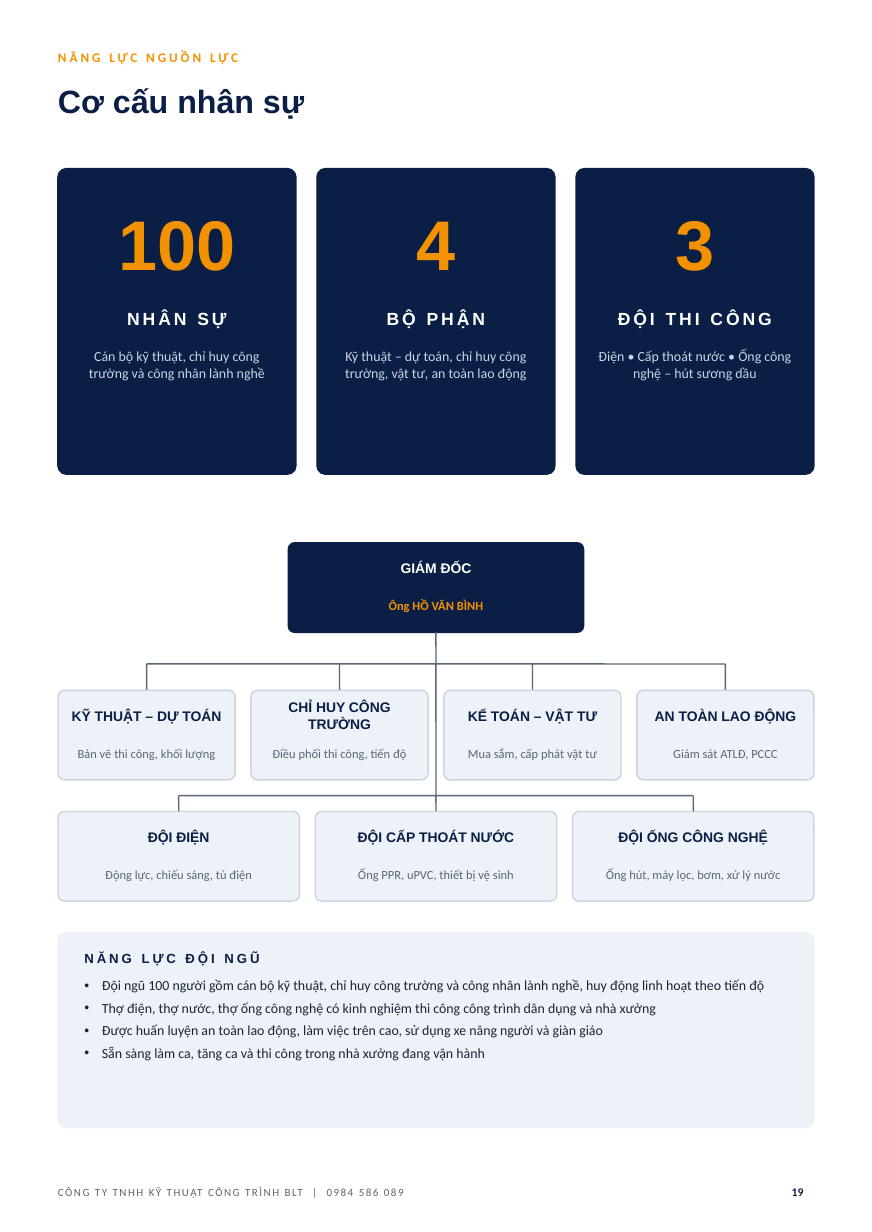
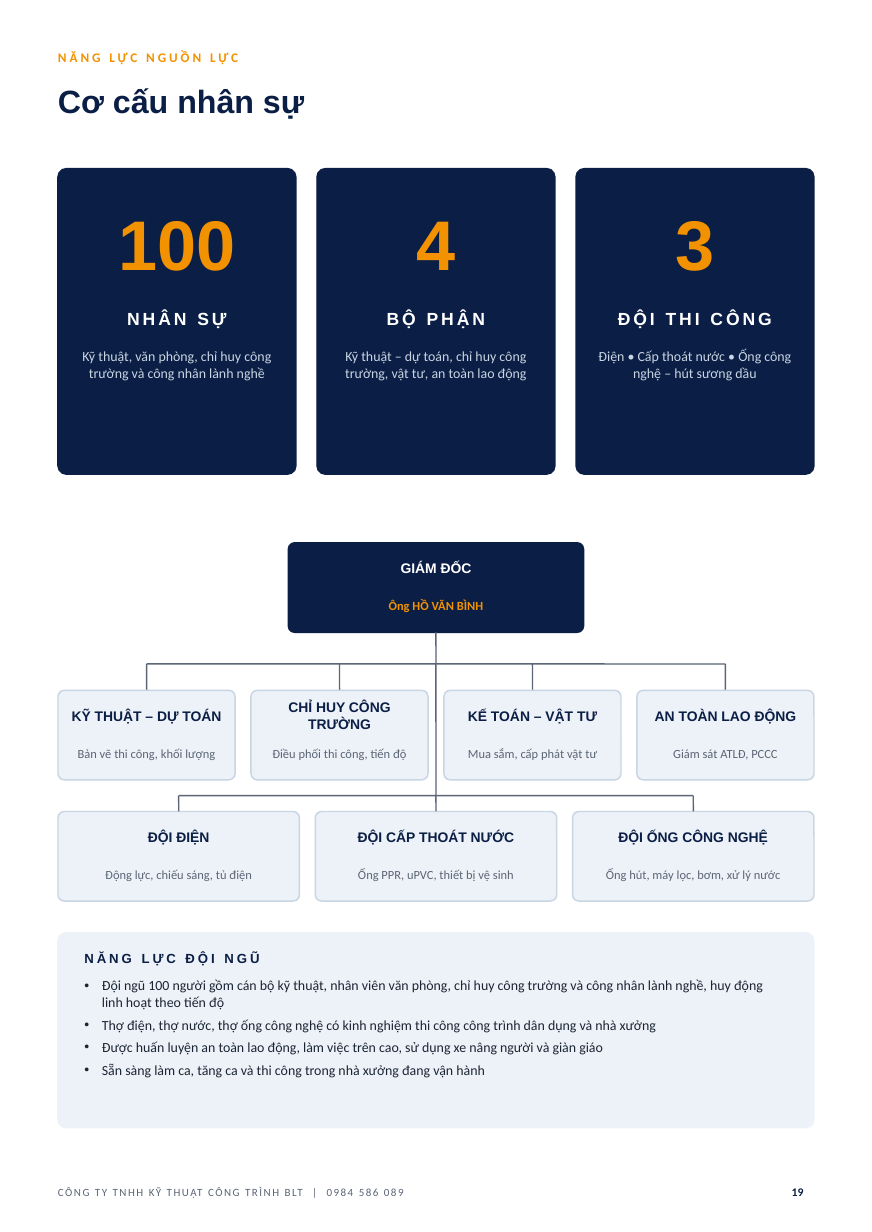
Before and after one commit to haquyenkl2-sys/C-NG-TY-CP-TH-NG-M-I-T-NG-H-P-MINH-PH-T, a slide deck: slide 19 of ho-so-nang-luc-BLT/HO_SO_NANG_LUC_BLT.pptx. Drawn at 872x1232 pixels with LibreOffice and Linux fonts; fonts in the diff are those of the drawing; background and template pictures are left out. Boxes give left, top, right and bottom in pixels: in the first picture for what was removed or moved away, otherwise in the second. Text is boxed around its words. In the diff, an @@ line names an element or a change of style, - is before the commit and + after.

```diff
--- a/ho-so-nang-luc-BLT/HO_SO_NANG_LUC_BLT.pptx
+++ b/ho-so-nang-luc-BLT/HO_SO_NANG_LUC_BLT.pptx
@@ text at box(82, 351, 271, 381): text changed @@
-Cán bộ kỹ thuật, chỉ huy công trường và công nhân lành nghề
+Kỹ thuật, văn phòng, chỉ huy công trường và công nhân lành nghề
@@ text at box(102, 979, 763, 1010): text changed @@
-• Đội ngũ 100 người gồm cán bộ kỹ thuật, chỉ huy công trường và công nhân lành nghề, huy động linh hoạt theo tiến độ
+• Đội ngũ 100 người gồm cán bộ kỹ thuật, nhân viên văn phòng, chỉ huy công trường và công nhân lành nghề, huy động linh hoạt theo tiến độ
```
Also in this commit, not shown: 1 other slide changed, 3 other files.
